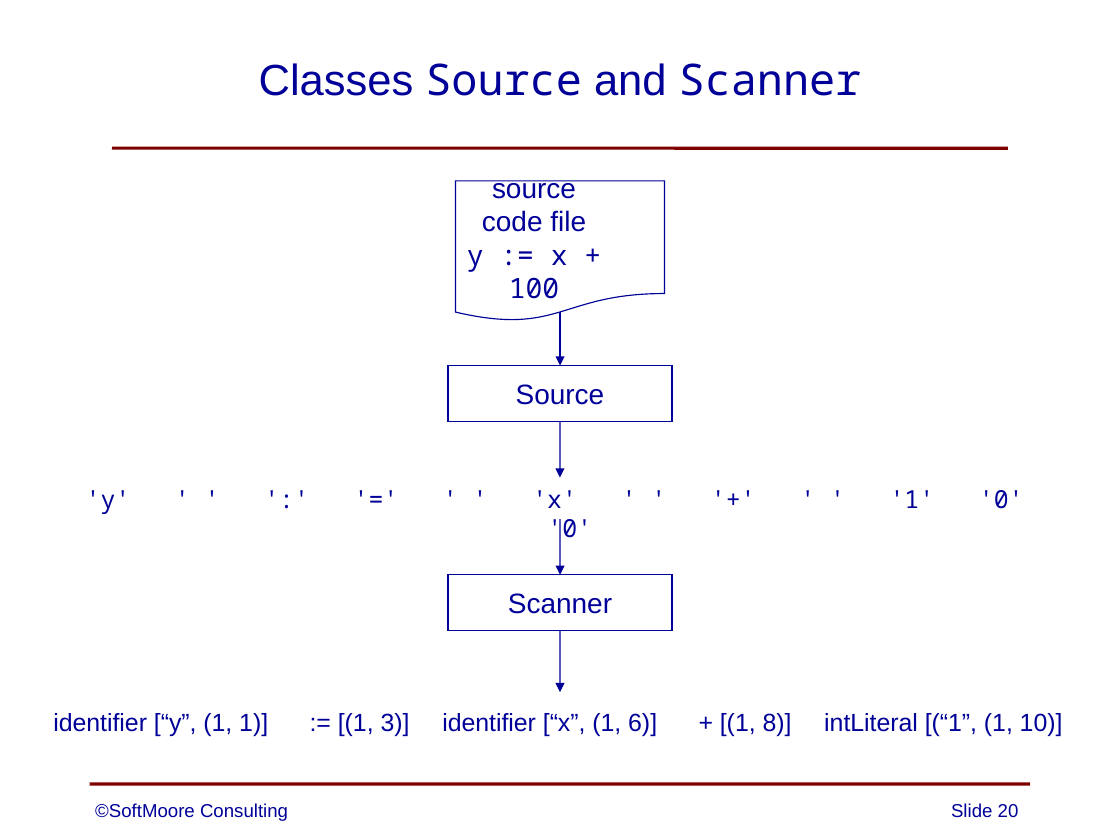
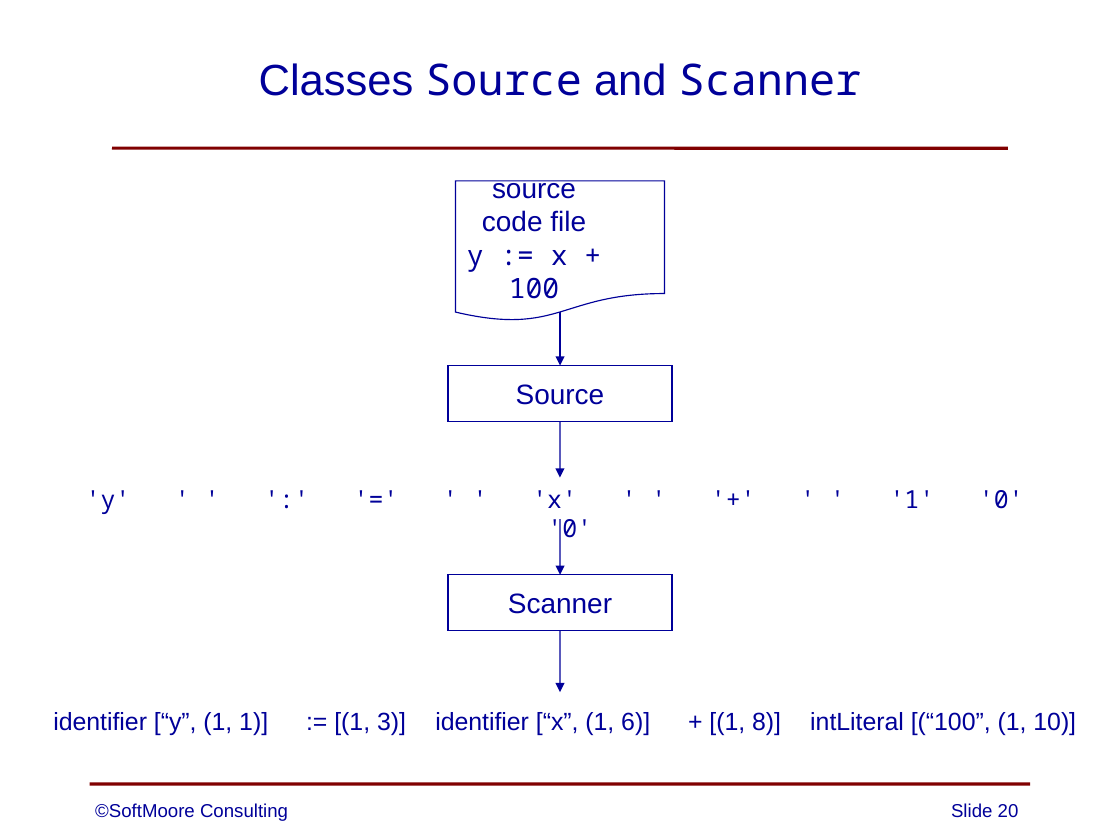
Before and after one commit to SoftMoore/CPRL-Java-3rd, a slide deck: slide 20 of PowerPoints/05 - Lexical Analysis.pptx. Drawn at 1120x840 pixels with LibreOffice and Linux fonts; fonts in the diff are those of the drawing. Boxes give left, top, right and bottom in pixels: in the first picture for what was removed or moved away, otherwise in the second. Text is boxed around its words. In the diff, an @@ line names an element or a change of style, - is before the commit and + after.

Commit message:
correction to one slide

```diff
--- a/PowerPoints/05 - Lexical Analysis.pptx
+++ b/PowerPoints/05 - Lexical Analysis.pptx
@@ text ":= [(1, 3)]": place and size @@
-text ":= [(1, 3)]" at box(338, 713, 410, 736)
+text ":= [(1, 3)]" at box(334, 712, 406, 735)
@@ text "identifier [“x”, (1, 6)]": place and size @@
-text "identifier [“x”, (1, 6)]" at box(442, 713, 657, 736)
+text "identifier [“x”, (1, 6)]" at box(435, 712, 650, 735)
@@ text "+ [(1, 8)]": place and size @@
-text "+ [(1, 8)]" at box(720, 713, 792, 736)
+text "+ [(1, 8)]" at box(709, 712, 781, 735)
@@ text at box(810, 712, 1076, 735): text changed @@
-intLiteral [(“1”, (1, 10)]
+intLiteral [(“100”, (1, 10)]
```
